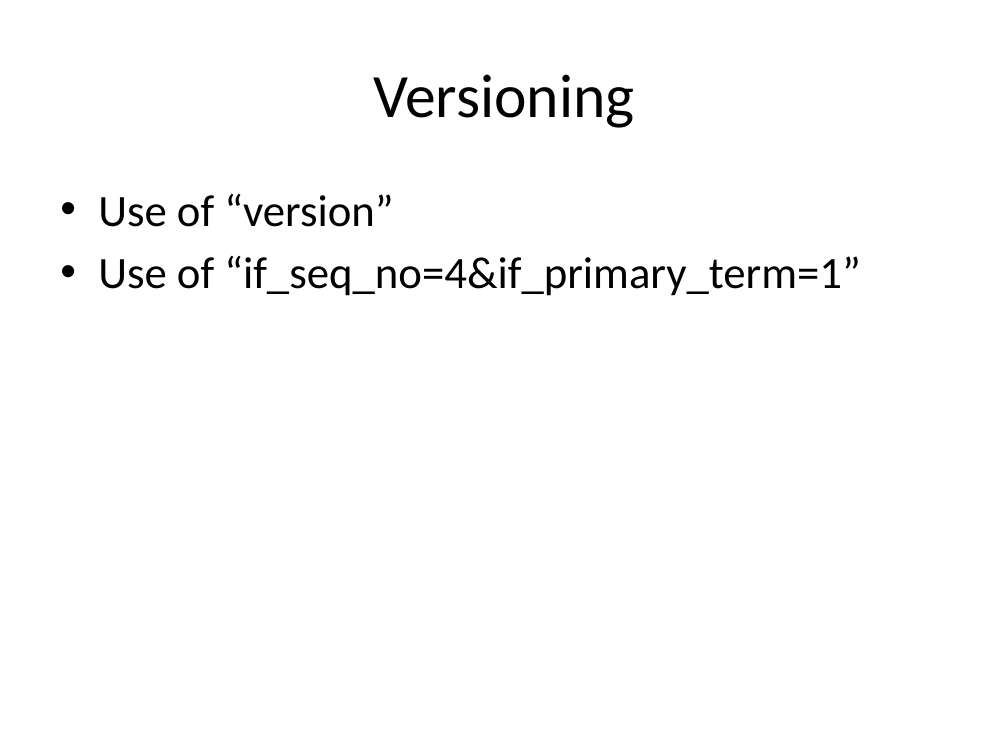
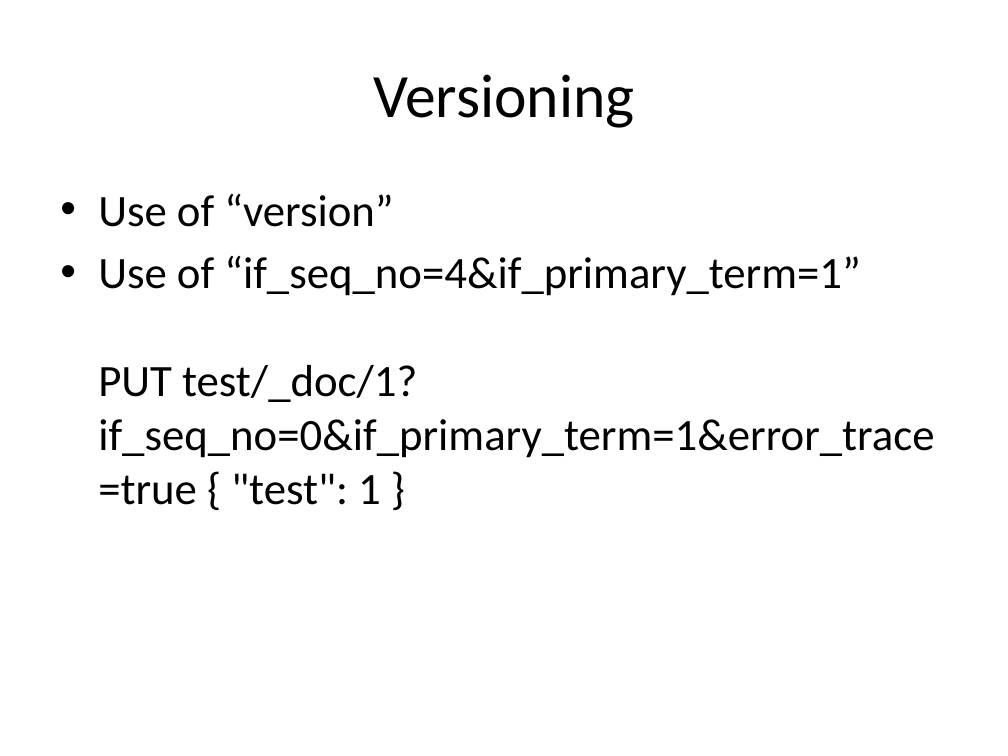
Before and after one commit to pavanarya/MySessions, a slide deck: slide 48 of Elastic Search.pptx (slide 31 before the commit). Drawn at 1008x756 pixels with LibreOffice and Linux fonts; fonts in the diff are those of the drawing. Boxes give left, top, right and bottom in pixels: in the first picture for what was removed or moved away, otherwise in the second. Text is boxed around its words. In the diff, an @@ line names an element or a change of style, - is before the commit and + after.

```diff
--- a/Elastic Search.pptx
+++ b/Elastic Search.pptx
@@ text at box(98, 256, 934, 505): text changed @@
-• Use of “if_seq_no=4&if_primary_term=1”
+• Use of “if_seq_no=4&if_primary_term=1”
+  PUT test/_doc/1?if_seq_no=0&if_primary_term=1&error_trace=true { "test": 1 }
```
Also in this commit, not shown: 3 other slides changed, 32 slides added, 2 slides removed, 1 other file.
